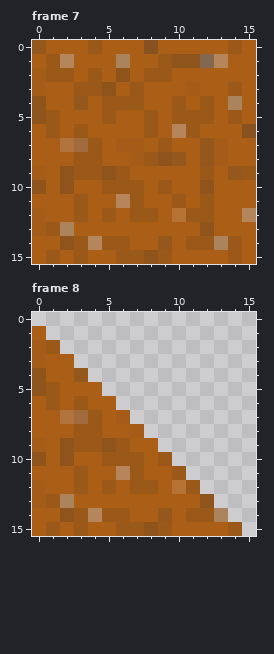
File history of a pixel-art file, static/img/paint_tilest.ase. The first picture shows the starting point.
16x16 pixels, 17 frames. Colours within 5 levels of each other are drawn and written as one. Shown: frame 7, frame 8. The commit also changed other frames, which this record leaves out.
And afterwards:
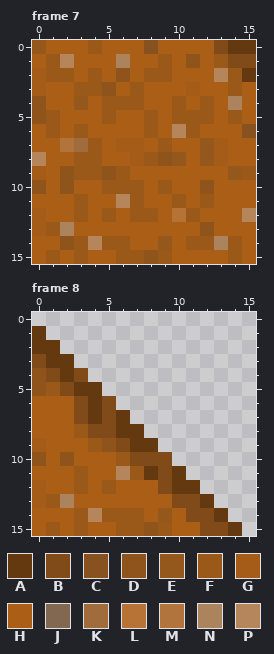
Palette (. is transparent): A #653910  B #804b19  C #875220  D #8e541c  E #94571c  F #9b5919  G #a45c18  H #ab5e16  J #826850  K #a06c3b  L #b67335  M #b0743c  N #ab835d  P #b5865b
Difference:
--- frame 7
@@ x 8..15 @@
- 0 CHHHHHFH
- 1 HFDDJPHH
- 2 FFHHHHHH
+ 0 CHHHHBAA
+ 1 HFHDHFBB
+ 2 FFHHHPFA
  3 HHHGHHFH
@@ x 0..15 @@
  7 HHMKFHGGHFHHEGHH
- 8 HHHFFHHGFDEHEGHH
- 9 GHDFFDFHHHHHFHEF
+ 8 PHHFFHHGFDEHEGHH
+ 9 GHDFFDFHHHHHHHEF
 10 DHDHHFFFHFHHDHHH
 11 HHHFHHPFHHFHFHHH
-12 GHHFHFHFFHLFFHHP
+12 GHHFHFHFFHLFHHHP
 13 GFNHHHHHHHHHDHHH
--- frame 8
@@ x 0..15 @@
  0 ................
- 1 H...............
- 2 GF..............
- 3 GHH.............
- 4 DHHE............
- 5 DFHHH...........
- 6 HFHFHH..........
- 7 HHMKFHG.........
- 8 HHHFFHHG........
- 9 GHDFFDFHH.......
-10 DHDHHFFFHF......
-11 HHHFHHPFHHF.....
-12 GHHFHFHFFHLF....
-13 GFNHHHHHHHHHD...
-14 HHDFPFFHHEHFFN..
-15 HFHFHHFFDFHHHHF.
+ 1 A...............
+ 2 AA..............
+ 3 BAA.............
+ 4 DBAB............
+ 5 DFBAA...........
+ 6 HHHBAB..........
+ 7 HHHBABA.........
+ 8 HHHFBBAA........
+ 9 GHHHFDBAA.......
+10 DHDHHHFBBB......
+11 HHHFHHPFABA.....
+12 GHHFHFHHHBAA....
+13 GFNHHHHHHHBBA...
+14 HHHFPFFFHEHBBA..
+15 HFHFHHFFDFHHBBA.
Where, in picture pixels (left, top, right, bottom), the same in both pictures:
changed: (172, 40, 256, 82)
changed: (32, 152, 46, 166)
changed: (200, 166, 214, 222)
changed: (32, 326, 242, 536)
